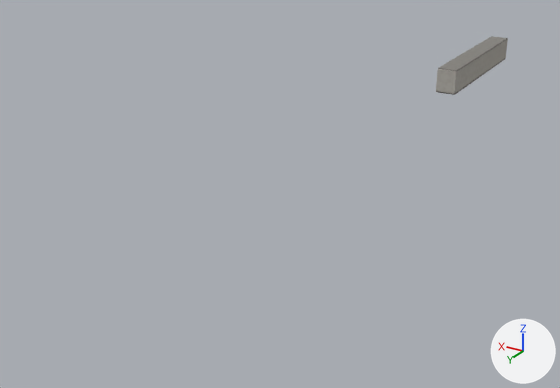
The Blender file hallway.blend as it was, and as the next commit left it.
Rendered twice from a camera (50 mm lens) standing at (-33.6, 123.9, 29.0) and looking at (7.3, 55.7, -5.1). The axes (+X, +Y, +Z) are drawn at lower right. The lights are the same throughout. The first picture is the older version.

In view in the first picture: 'CEIL.Shell', 'WALL.End', 'WALL.West.Shell' and 1 more.
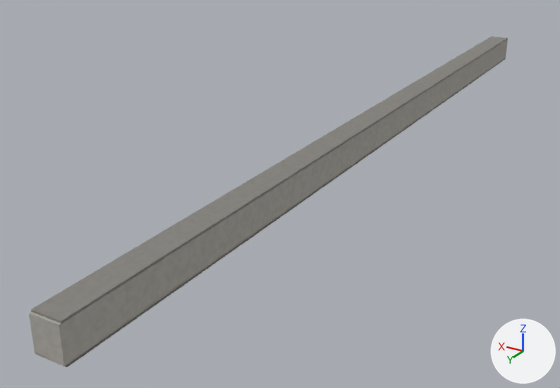
Pixel boxes [x1, y1, x2, y2] of what changed, in the pictures (560 x 388 px):
'P105_WALL.West.Shell', added
    after: [61, 72, 457, 364]
'P105_CEIL.Shell', added
    after: [31, 68, 457, 324]
'P105_WALL.Far', added
    after: [29, 312, 67, 366]
'P105_FLOOR', added
    after: [65, 94, 455, 367]
'WALL.End', hidden
    before: [436, 69, 457, 94]

The change, as a list of edits to the scene's bpy script:
```text
Add me_p105_wall_far:
    me_p105_wall_far.from_pydata(...)  # a box spanning x -1.3..1.3, y -0.1..0.1, z -1.52..1.52
    me_p105_wall_far.materials.append(mat_mat_wall_paintedconcrete)
Add me_p105_ceil_shell:
    me_p105_ceil_shell.from_pydata(...)  # a box spanning x -1.3..1.3, y -36.0..36.0, z -0.1..0.1
    me_p105_ceil_shell.materials.append(mat_mat_ceiling_agedconcrete)
Add me_p105_wall_west_shell:
    me_p105_wall_west_shell.from_pydata(...)  # a box spanning x -0.1..0.1, y -36.0..36.0, z -1.5..1.5
    me_p105_wall_west_shell.materials.append(mat_mat_wall_paintedconcrete)
Add me_p105_floor:
    me_p105_floor.from_pydata(...)  # a box spanning x -1.3..1.3, y -36.0..36.0, z -0.1..0.1
    me_p105_floor.materials.append(mat_mat_floor_industrialconcrete)
Change ob_wall_end:
    add ob_wall_end.visible_camera = False
    add ob_wall_end.hide_render = True
Add ob_p105_wall_far:
    ob_p105_wall_far = bpy.data.objects.new('P105_WALL.Far', me_p105_wall_far)
    ob_p105_wall_far.location = (0.0, 96.1, 1.52)
Add ob_p105_ceil_shell:
    ob_p105_ceil_shell = bpy.data.objects.new('P105_CEIL.Shell', me_p105_ceil_shell)
    ob_p105_ceil_shell.location = (0.0, 60.0, 3.1)
Add ob_p105_wall_west_shell:
    ob_p105_wall_west_shell = bpy.data.objects.new('P105_WALL.West.Shell', me_p105_wall_west_shell)
    ob_p105_wall_west_shell.location = (-1.2, 60.0, 1.52)
Add ob_p105_floor:
    ob_p105_floor = bpy.data.objects.new('P105_FLOOR', me_p105_floor)
    ob_p105_floor.location = (0.0, 60.0, -0.1)
```
